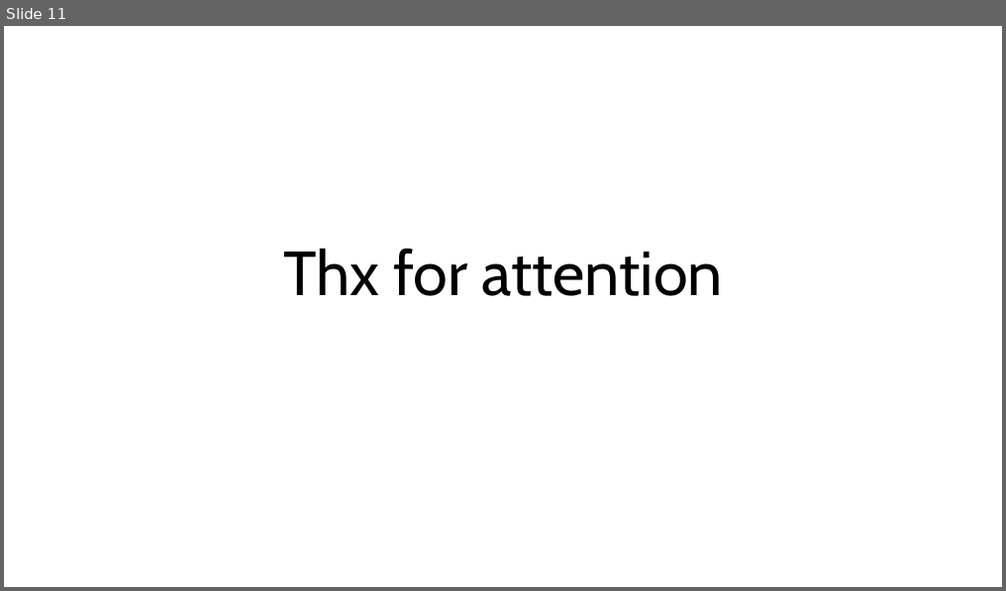
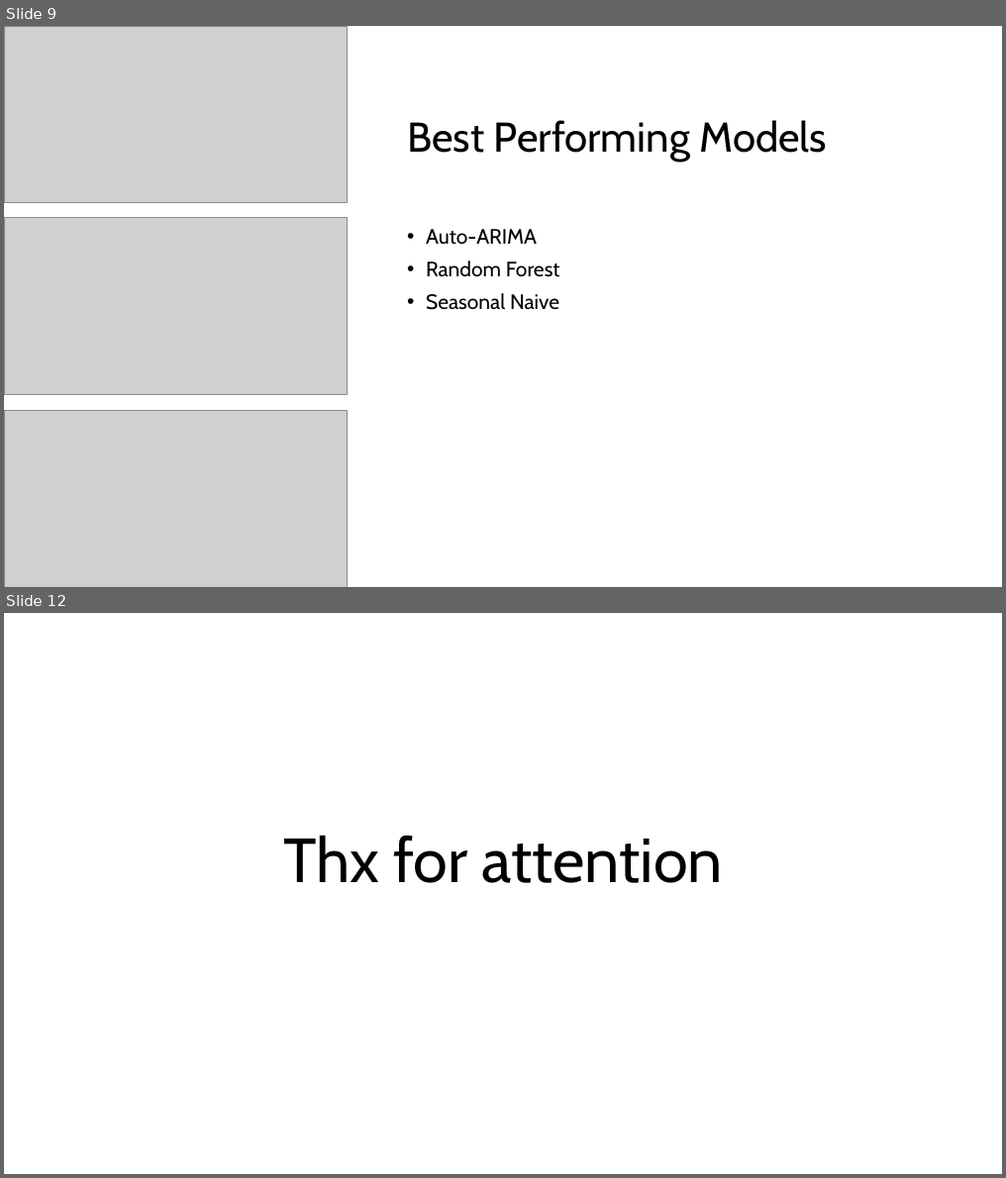
Before and after one commit to andreasranzmaier/TIS3-Fitzgerald, a slide deck: PitchDeck.pptx. Shown one above the other, each under a label of ours: slide 11 before the commit, slides 9 and 12 after it; the slides between them are not shown. The pictures are 1006x591 and 1006x1178 pixels, drawn with LibreOffice and Linux fonts; fonts in the diff are those of the drawing; grey boxes stand for pictures. Boxes give left, top, right and bottom in pixels: in the first picture for what was removed or moved away, otherwise in the second. Text is boxed around its words. In the diff, an @@ line names an element or a change of style, - is before the commit and + after.

```diff
--- a/PitchDeck.pptx
+++ b/PitchDeck.pptx
@@ slide 9 added at bbox=[4, 26, 1002, 587], background #FFFFFF @@
@@ picture added at bbox=[4, 26, 347, 203] @@
@@ title added at bbox=[407, 120, 827, 162], 40 pt, text #000000 @@
+Best Performing Models
@@ picture added at bbox=[4, 218, 347, 395] @@
@@ text added at bbox=[426, 229, 560, 310], 20 pt, text #000000 @@
+• Auto-ARIMA
+• Random Forest
+• Seasonal Naive
@@ picture added at bbox=[4, 410, 347, 587] @@
@@ what was slide 11 is now slide 12 @@
```
Also in this commit, not shown: 5 slides changed, 5 other slides added, 5 slides removed.
